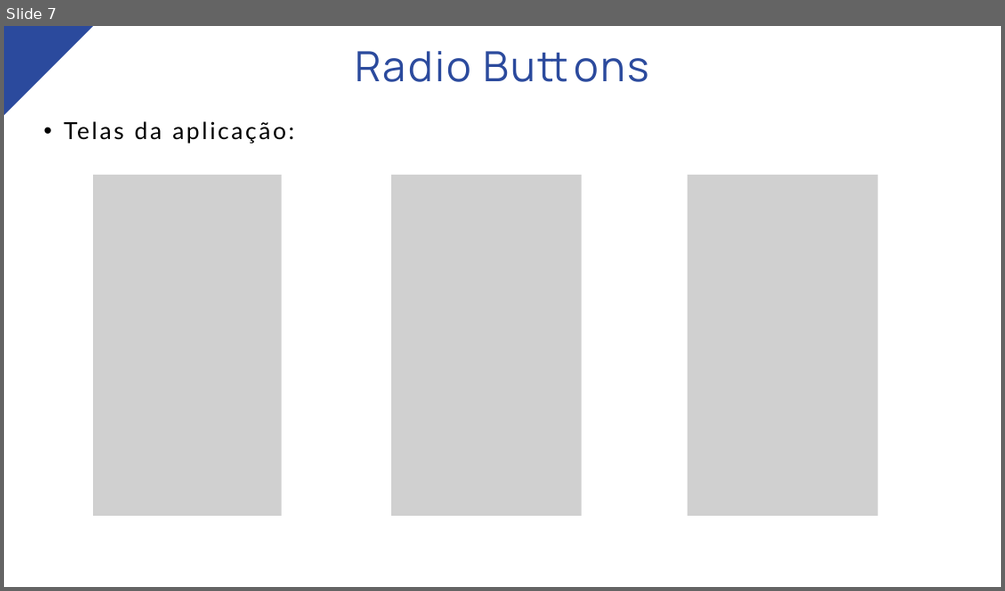
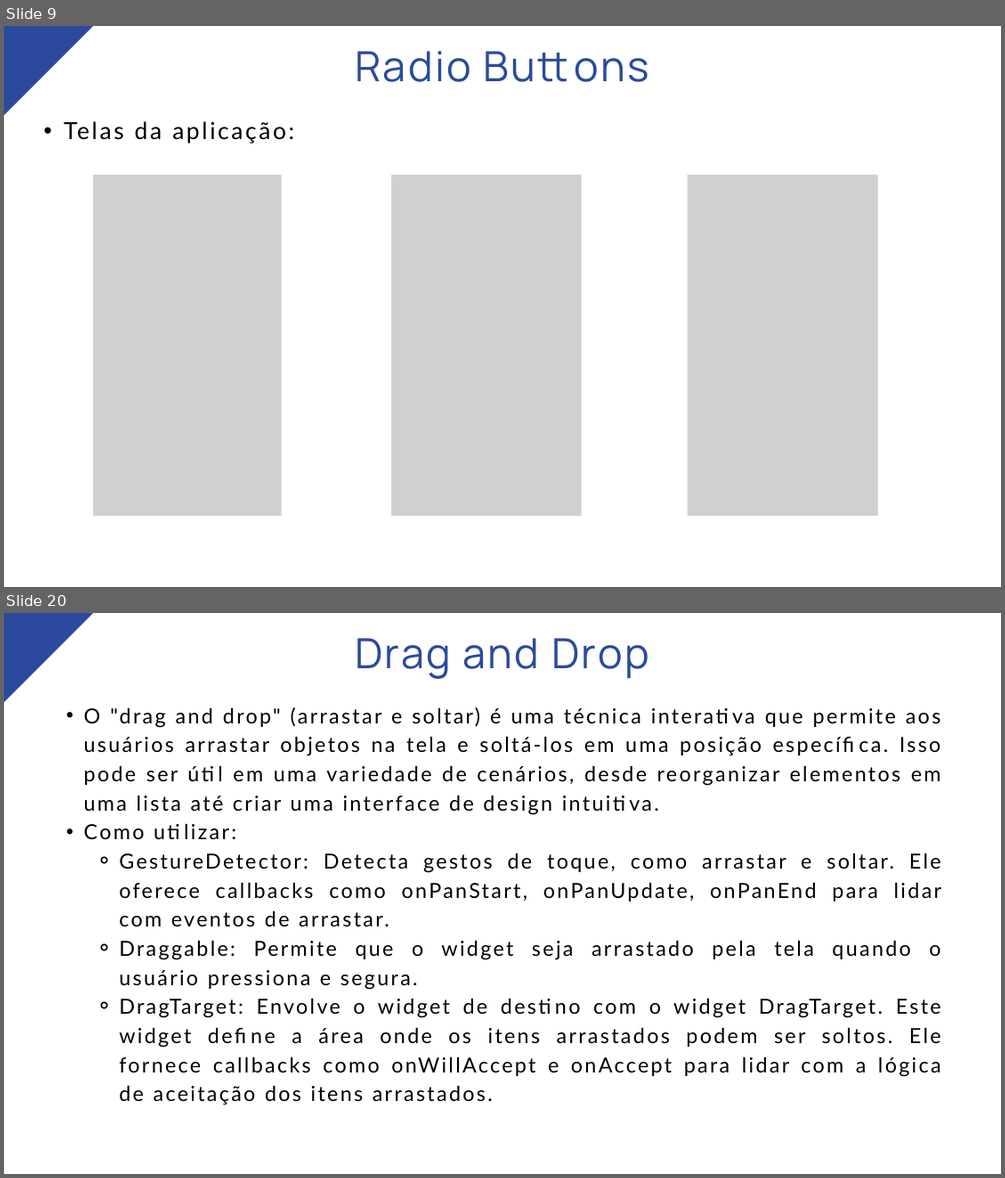
Before and after one commit to marcosdosea/TreinamentoFlutter, a slide deck: Aula14-Componentes de Formulários/Aula14-Componentes de Formulários.pptx. Shown one above the other, each under a label of ours: slide 7 before the commit, slides 9 and 20 after it; the slides between them are not shown. The pictures are 1005x591 and 1005x1178 pixels, drawn with LibreOffice and Linux fonts; fonts in the diff are those of the drawing; grey boxes stand for pictures. Boxes give left, top, right and bottom in pixels: in the first picture for what was removed or moved away, otherwise in the second. Text is boxed around its words. In the diff, an @@ line names an element or a change of style, - is before the commit and + after.

```diff
--- a/Aula14-Componentes de Formulários/Aula14-Componentes de Formulários.pptx
+++ b/Aula14-Componentes de Formulários/Aula14-Componentes de Formulários.pptx
@@ slide 20 added at <box>4,613,1001,1174</box>, background #FFFFFF @@
@@ freeform shape added at <box>4,613,93,702</box>, fill #2B4A9D @@
@@ text added at <box>355,638,649,679</box>, 60 pt, text #2B4A9D @@
+Drag and Drop
@@ text added at <box>84,707,941,1104</box>, 30 pt, text #000000 @@
+  • O "drag and drop" (arrastar e soltar) é uma técnica interativa que permite aos usuários arrastar objetos na tela e soltá-los em uma posição específica. Isso pode ser útil em uma variedade de cenários, desde reorganizar elementos em uma lista até criar uma interface de design intuitiva.
+  • Como utilizar:
+    ⚬ GestureDetector: Detecta gestos de toque, como arrastar e soltar. Ele oferece callbacks como onPanStart, onPanUpdate, onPanEnd para lidar com eventos de arrastar.
+    ⚬ Draggable: Permite que o widget seja arrastado pela tela quando o usuário pressiona e segura.
+    ⚬ DragTarget: Envolve o widget de destino com o widget DragTarget. Este widget define a área onde os itens arrastados podem ser soltos. Ele fornece callbacks como onWillAccept e onAccept para lidar com a lógica de aceitação dos itens arrastados.
@@ what was slide 7 is now slide 9 @@
```
Also in this commit, not shown: 7 slides changed, 14 other slides added, 1 other file.
